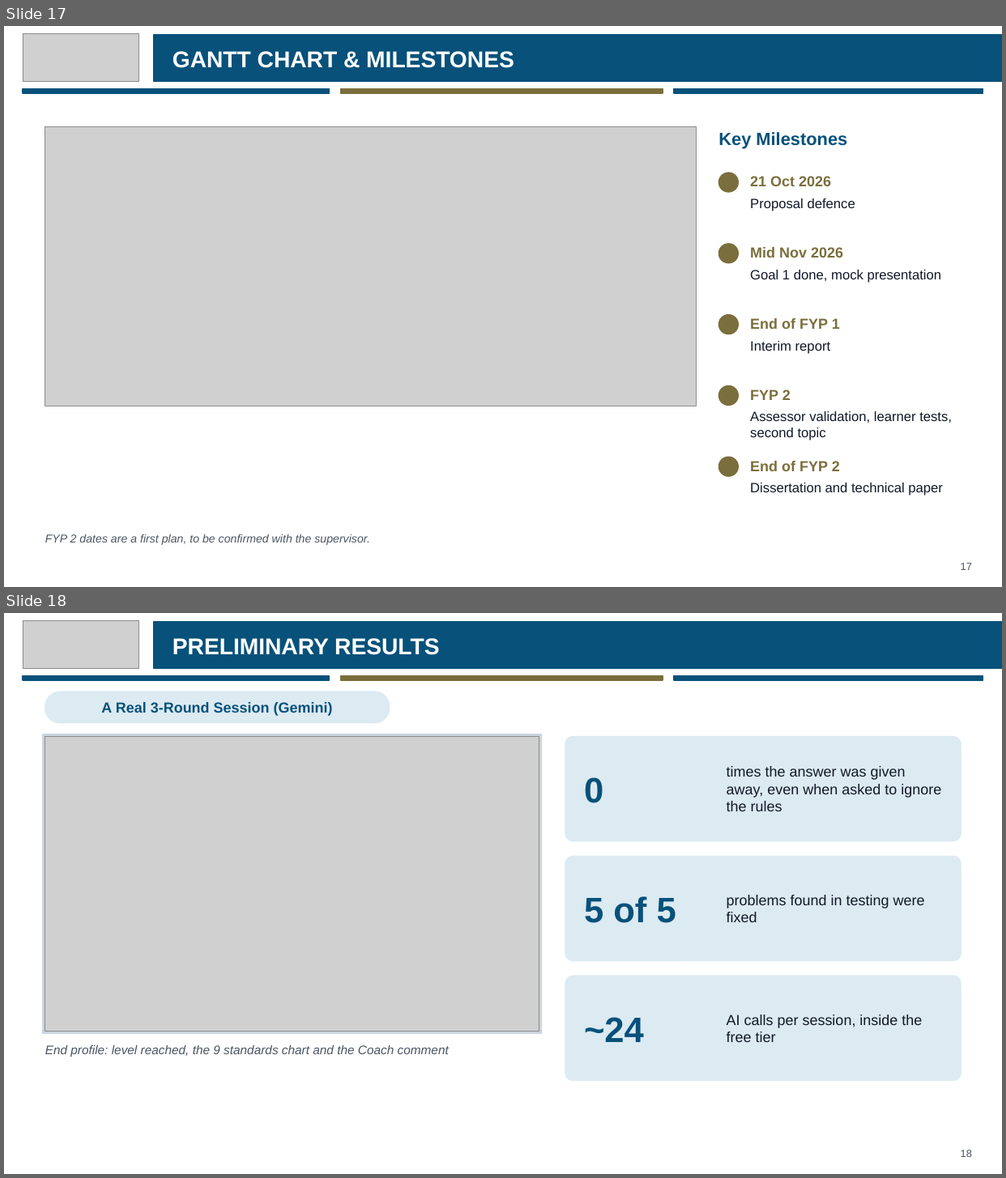
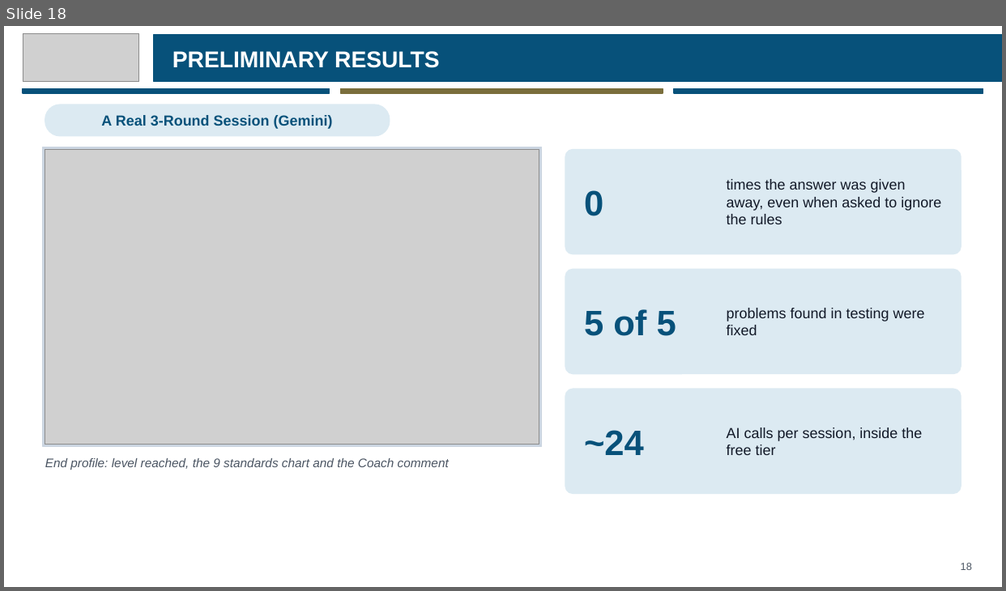
Before and after one commit to eusoffamir/Socratic-AI, a slide deck: docs/defence/Socratic AI Proposal Defence.pptx. Shown one above the other, each under a label of ours: slides 17 and 18 before the commit, slide 18 after it. The pictures are 1006x1178 and 1006x591 pixels, drawn with LibreOffice and Linux fonts; fonts in the diff are those of the drawing; grey boxes stand for pictures. Boxes give left, top, right and bottom in pixels: in the first picture for what was removed or moved away, otherwise in the second. Text is boxed around its words. In the diff, an @@ line names an element or a change of style, - is before the commit and + after.

```diff
--- a/docs/defence/Socratic AI Proposal Defence.pptx
+++ b/docs/defence/Socratic AI Proposal Defence.pptx
@@ slide 17 removed at [4, 26, 1002, 587], background #FFFFFF @@
@@ picture removed at [23, 33, 138, 82] @@
@@ rectangle removed at [154, 35, 1002, 81] @@
@@ text removed at [172, 51, 514, 68] @@
-GANTT CHART & MILESTONES
@@ rectangle removed at [23, 89, 330, 93] @@
@@ rectangle removed at [341, 89, 663, 93] @@
@@ rectangle removed at [674, 89, 983, 93] @@
@@ picture removed at [45, 127, 697, 407] @@
@@ text removed at [718, 132, 847, 149] @@
-Key Milestones
@@ ellipse removed at [719, 173, 739, 192] @@
@@ text removed at [750, 176, 831, 186] @@
-21 Oct 2026
@@ text removed at [750, 199, 855, 211] @@
-Proposal defence
@@ ellipse removed at [719, 244, 739, 263] @@
@@ text removed at [750, 247, 843, 258] @@
-Mid Nov 2026
@@ text removed at [750, 270, 942, 283] @@
-Goal 1 done, mock presentation
@@ ellipse removed at [719, 315, 739, 335] @@
@@ text removed at [750, 318, 840, 329] @@
-End of FYP 1
@@ text removed at [750, 341, 830, 354] @@
-Interim report
@@ ellipse removed at [719, 386, 739, 406] @@
@@ text removed at [750, 390, 791, 400] @@
-FYP 2
@@ text removed at [750, 412, 952, 441] @@
-Assessor validation, learner tests, second topic
@@ ellipse removed at [719, 457, 739, 476] @@
@@ text removed at [750, 461, 840, 472] @@
-End of FYP 2
@@ text removed at [750, 483, 943, 496] @@
-Dissertation and technical paper
@@ text removed at [45, 535, 370, 545] @@
-FYP 2 dates are a first plan, to be confirmed with the supervisor.
@@ text removed at [961, 563, 972, 570] @@
-17
```
Also in this commit, not shown: 3 slides changed, 3 slides added, 2 other slides removed, 5 other files.
